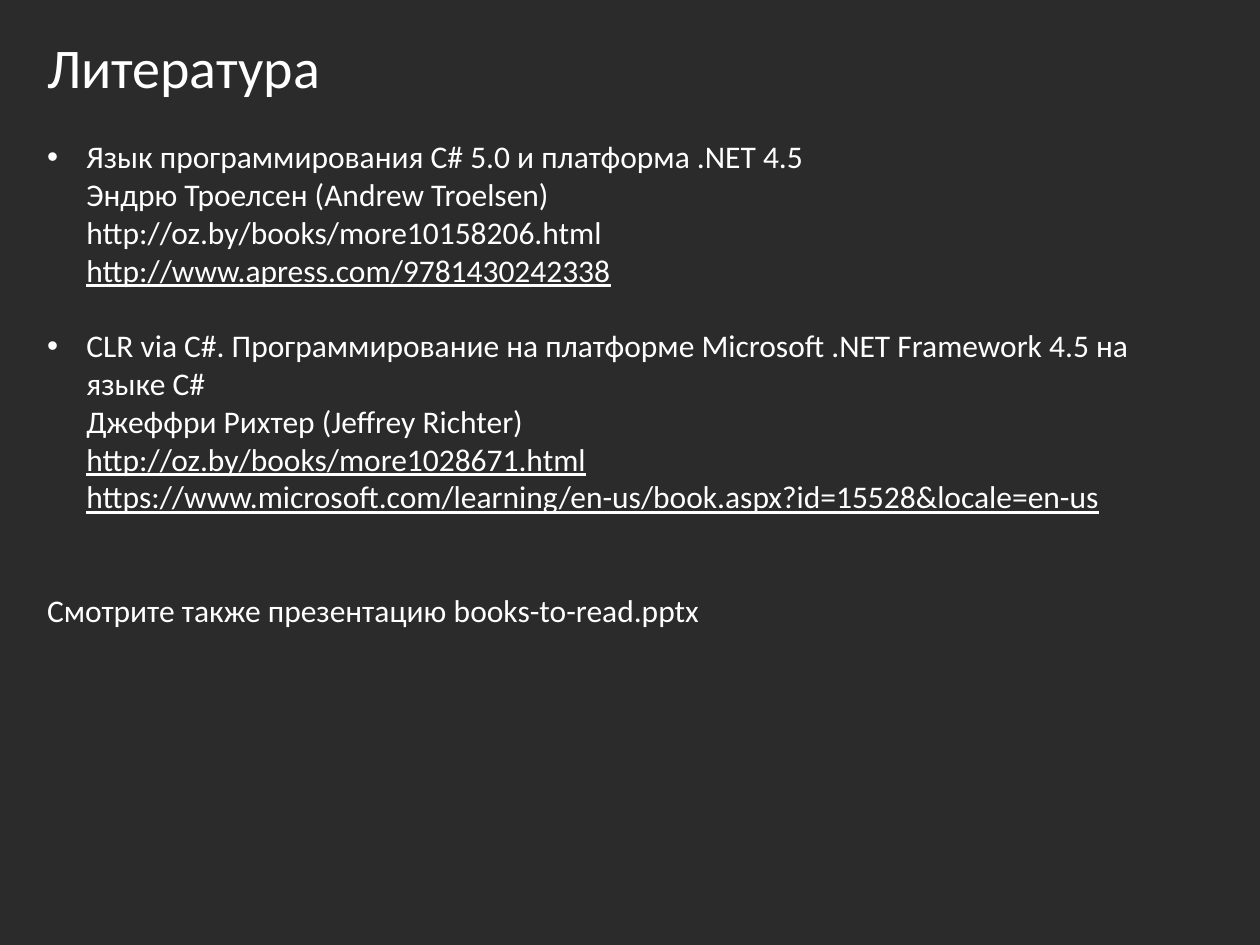
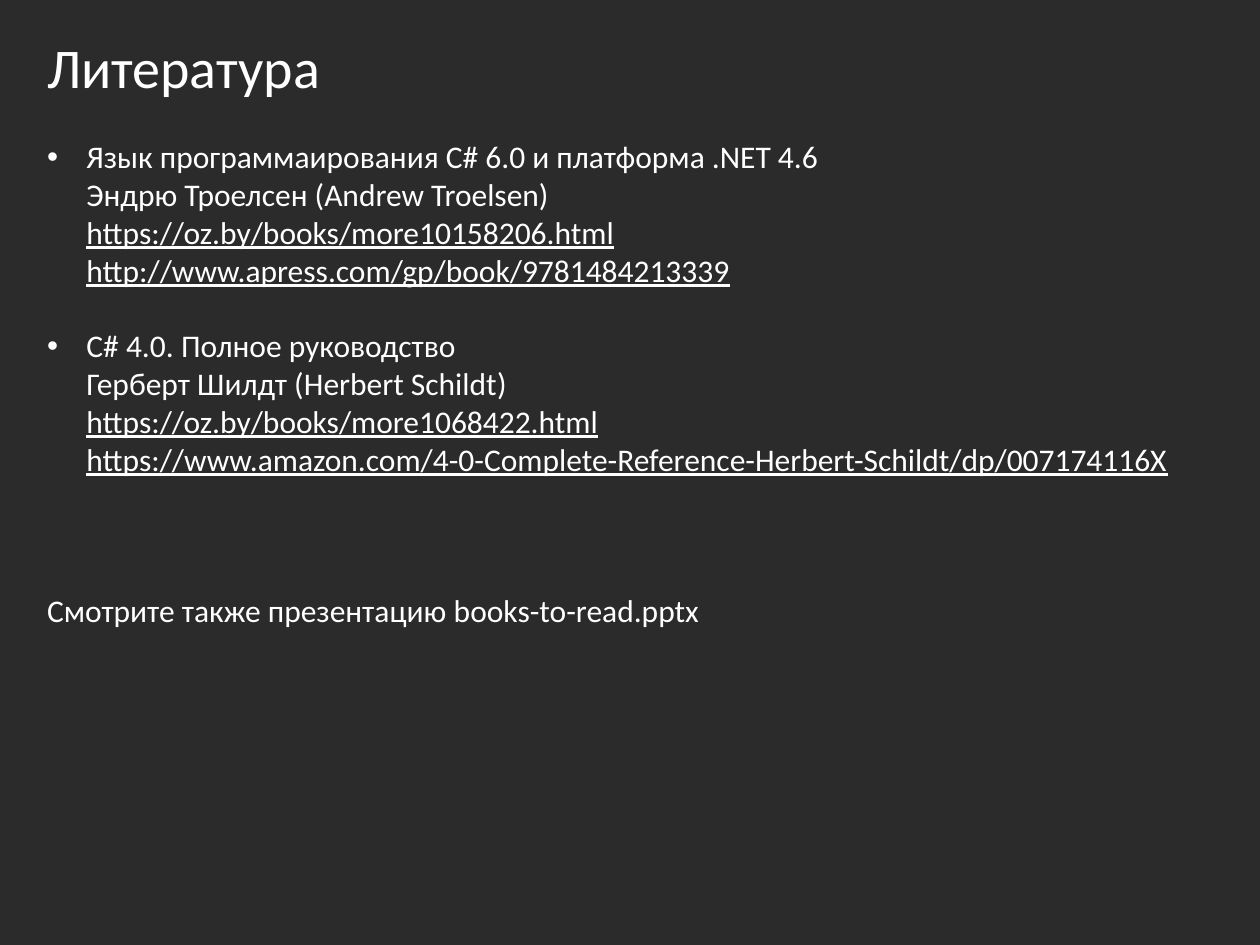
Before and after one commit to bazile/Training, a slide deck: slide 2 of Presentation/lesson-01.pptx. Drawn at 1260x945 pixels with LibreOffice and Linux fonts; fonts in the diff are those of the drawing; background and template pictures are left out; a plain dark background stands for a picture behind light text. Boxes give left, top, right and bottom in pixels: in the first picture for what was removed or moved away, otherwise in the second. Text is boxed around its words. In the diff, an @@ line names an element or a change of style, - is before the commit and + after.

Commit message:
Updated presentations

```diff
--- a/Presentation/lesson-01.pptx
+++ b/Presentation/lesson-01.pptx
@@ text at [86,146,1166,476]: text changed @@
-• Язык программирования C# 5.0 и платформа .NET 4.5
-  Эндрю Троелсен (Andrew Troelsen)
-  http://oz.by/books/more10158206.html
-  http://www.apress.com/9781430242338
-• CLR via C#. Программирование на платформе Microsoft .NET Framework 4.5 на языке C#
-  Джеффри Рихтер (Jeffrey Richter)
-  http://oz.by/books/more1028671.html
-  https://www.microsoft.com/learning/en-us/book.aspx?id=15528&locale=en-us
+• Язык программаирования C# 6.0 и платформа .NET 4.6
+  Эндрю Троелсен (Andrew Troelsen)
+  https://oz.by/books/more10158206.html
+  http://www.apress.com/gp/book/9781484213339
+• C# 4.0. Полное руководство
+  Герберт Шилдт (Herbert Schildt)
+  https://oz.by/books/more1068422.html
+  https://www.amazon.com/4-0-Complete-Reference-Herbert-Schildt/dp/007174116X
```
Also in this commit, not shown: 4 other slides changed, 1 slide added, 3 slides removed, 4 other files.
